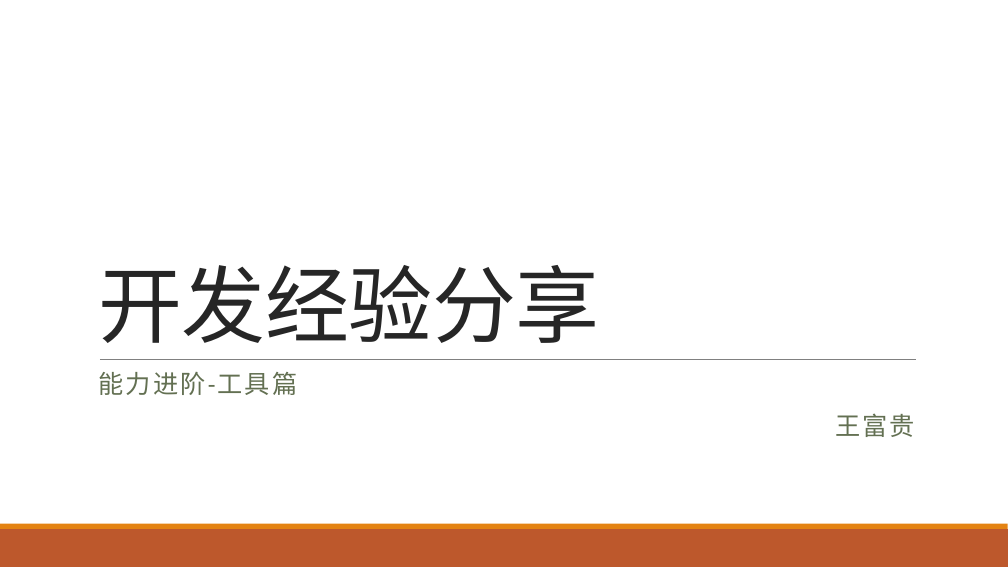
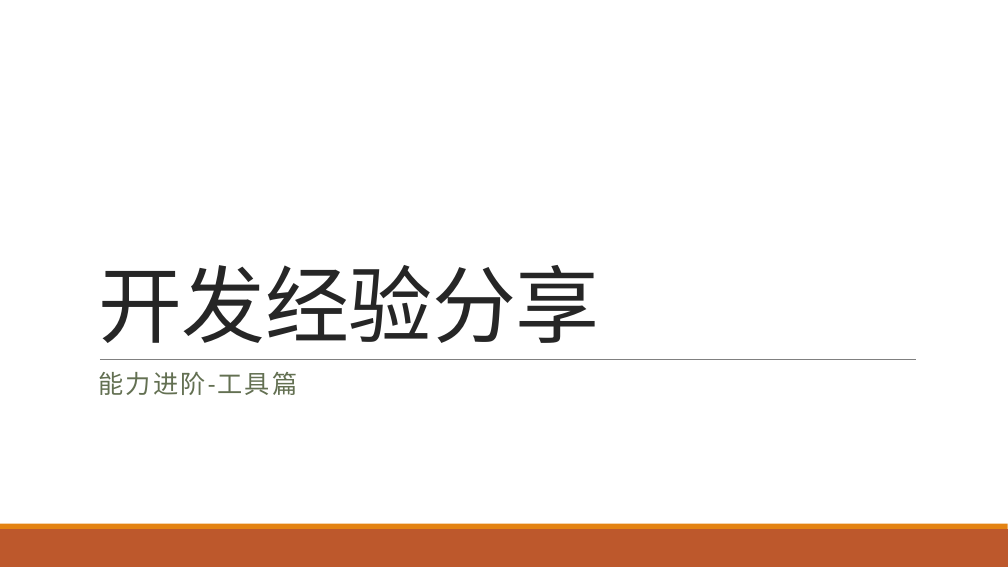
Before and after one commit to xhu218/HelloWorld, a slide deck: slide 1 of MyCProgram/周会PPT/开发经验分享.pptx. Drawn at 1008x567 pixels with LibreOffice and Linux fonts; fonts in the diff are those of the drawing. Boxes give left, top, right and bottom in pixels: in the first picture for what was removed or moved away, otherwise in the second. Text is boxed around its words. In the diff, an @@ line names an element or a change of style, - is before the commit and + after.

```diff
--- a/MyCProgram/周会PPT/开发经验分享.pptx
+++ b/MyCProgram/周会PPT/开发经验分享.pptx
@@ subtitle at (835,413,915,437): paragraph removed @@
-王富贵
```
Also in this commit, not shown: 4 other slides changed, 1 slide added.
